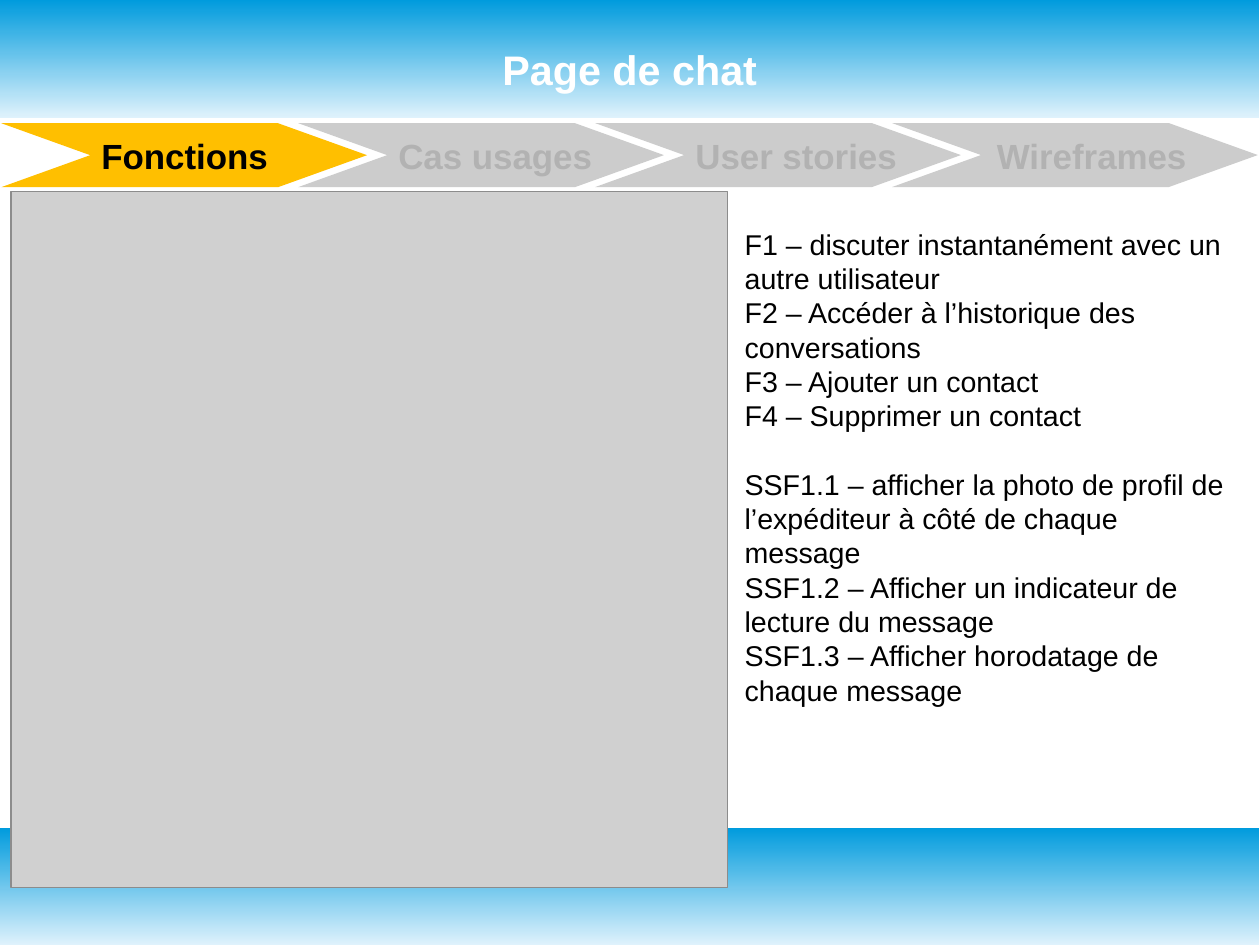
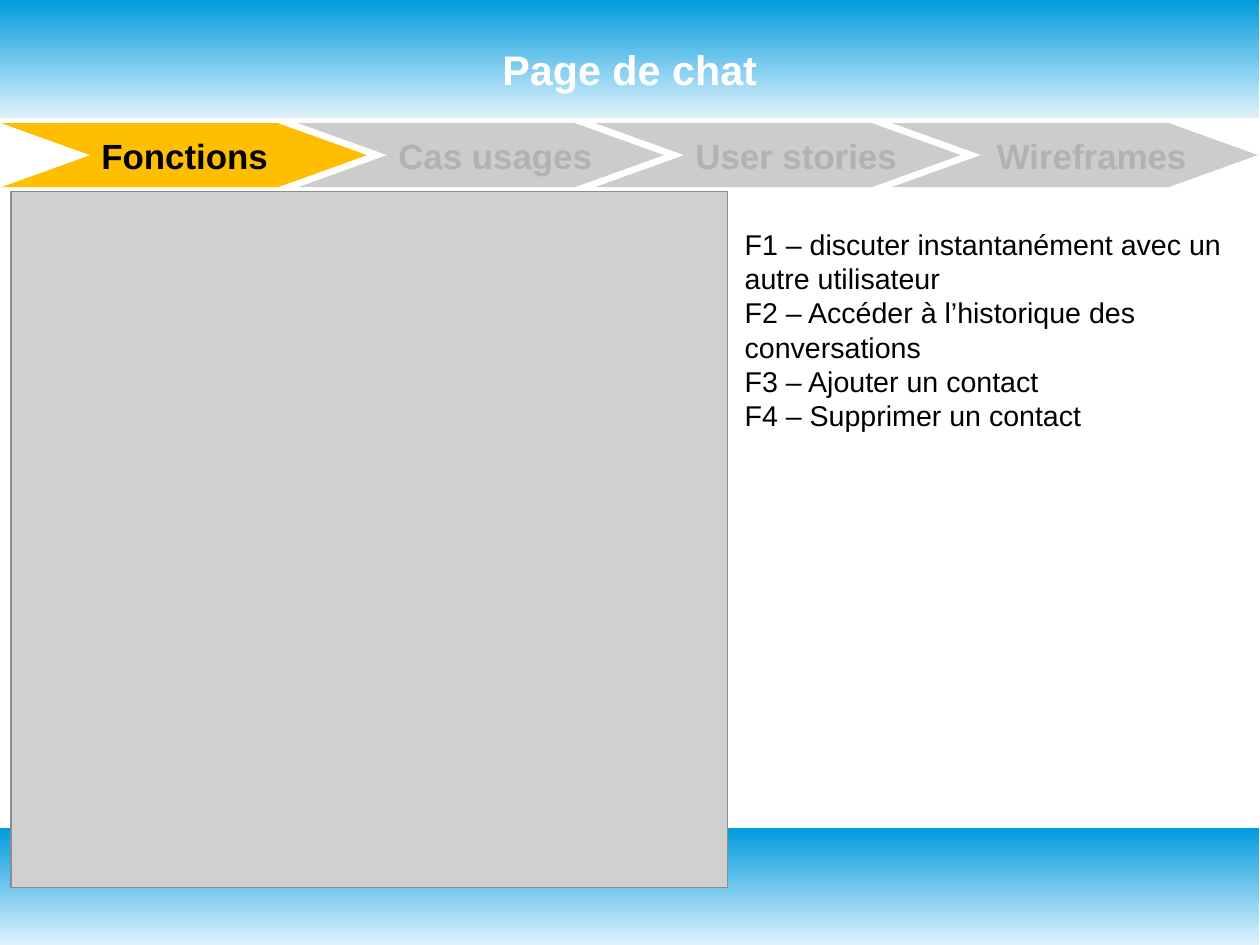
Before and after one commit to oliviersamin/P3_DesignezApplicationPythonAdapt-eBesoinsClient, a slide deck: slide 13 of P3_documentTravail.odp (slide 12 before the commit). Drawn at 1260x945 pixels with LibreOffice and Linux fonts; fonts in the diff are those of the drawing; grey boxes stand for pictures. Boxes give left, top, right and bottom in pixels: in the first picture for what was removed or moved away, otherwise in the second. Text is boxed around its words. In the diff, an @@ line names an element or a change of style, - is before the commit and + after.

```diff
--- a/P3_documentTravail.odp
+++ b/P3_documentTravail.odp
@@ text at [745, 474, 1224, 706]: paragraphs removed @@
-SSF1.1 – afficher la photo de profil de l’expéditeur à côté de chaque message
-SSF1.2 – Afficher un indicateur de lecture du message
-SSF1.3 – Afficher horodatage de chaque message
```
Also in this commit, not shown: 6 other slides changed, 1 slide added, 1 other file.
